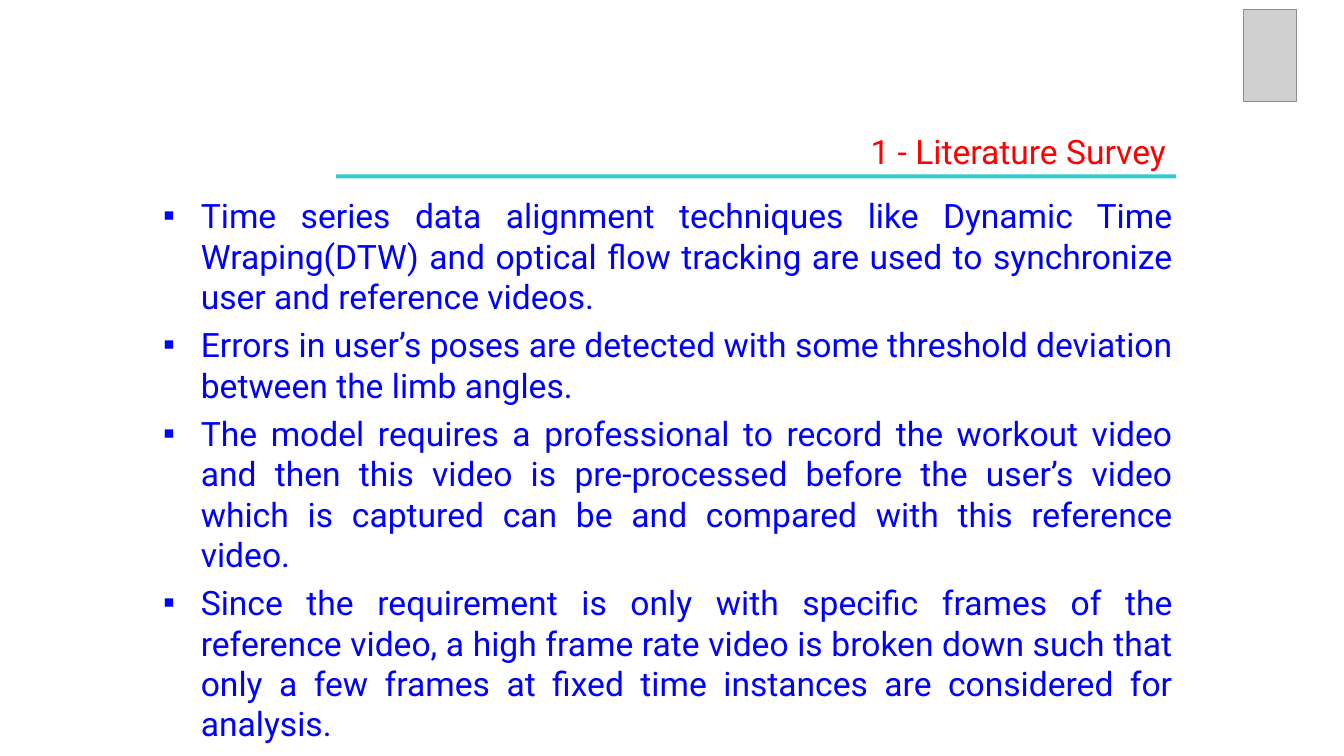
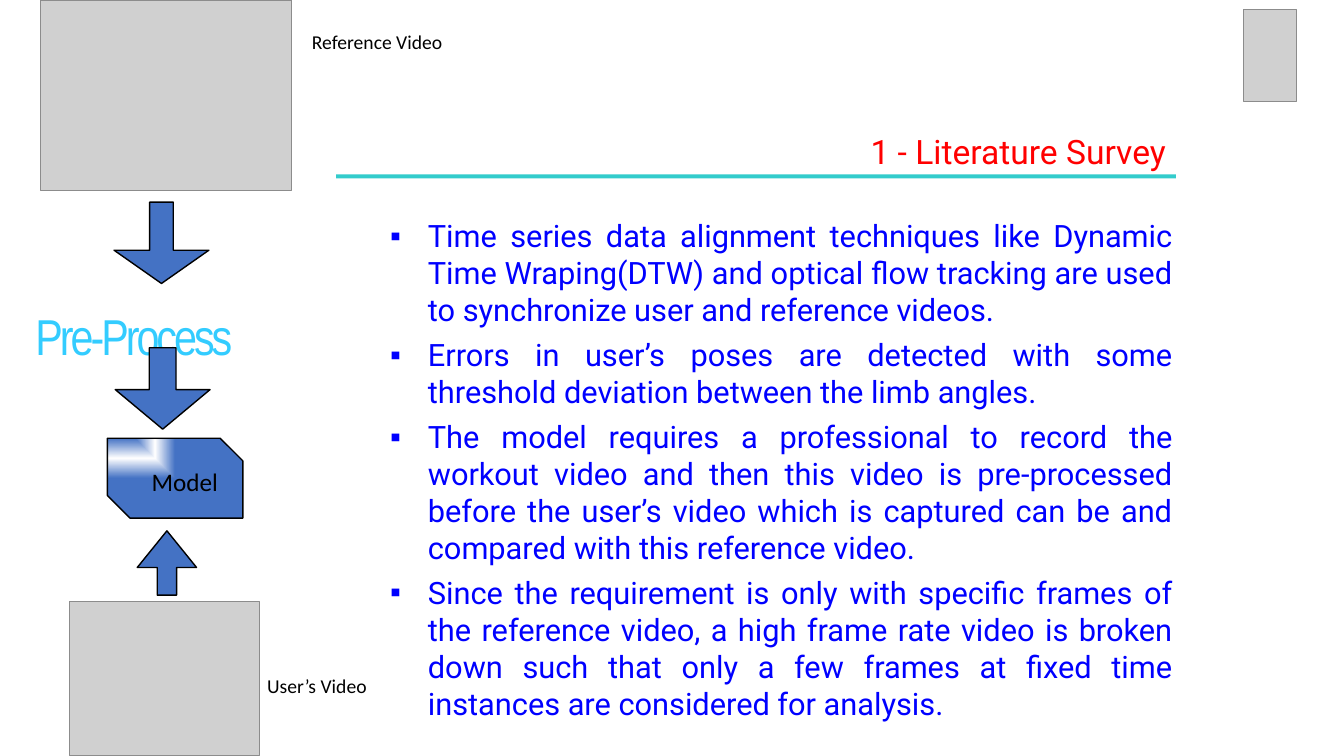
Before and after one commit to VishnuJG/CV-Workout, a slide deck: slide 8 of LiteratureSurvey/UE19CS390A_REVIEW 2.pptx (slide 9 before the commit). Drawn at 1344x756 pixels with LibreOffice and Linux fonts; fonts in the diff are those of the drawing; grey boxes stand for pictures. Boxes give left, top, right and bottom in pixels: in the first picture for what was removed or moved away, otherwise in the second. Text is boxed around its words. In the diff, an @@ line names an element or a change of style, - is before the commit and + after.

```diff
--- a/LiteratureSurvey/UE19CS390A_REVIEW 2.pptx
+++ b/LiteratureSurvey/UE19CS390A_REVIEW 2.pptx
@@ picture added at (40, 0, 291, 191) @@
@@ text added at (312, 35, 442, 49), 14 pt, text #000000 @@
+Reference Video
@@ down arrow added at (114, 203, 209, 284), fill #4472C4, outline #000000 1 pt @@
@@ text "Time series data alignment techniques ...": place and size @@
-text "Time series data alignment techniques ..." at (201, 202, 1172, 743)
+text "Time series data alignment techniques ..." at (428, 224, 1173, 722)
@@ text "Time series data alignment techniques ..." at (428, 224, 1173, 722): size 24 to 22 pt @@
@@ text added at (35, 320, 232, 365), 36 pt, text #33CCFF @@
+Pre-Process
@@ down arrow added at (115, 348, 210, 430), fill #4472C4, outline #000000 1 pt @@
@@ snip diag rect added at (108, 439, 243, 518), fill gradient #4472C4 to #FFFFFF, outline #000000 1 pt @@
@@ text added at (152, 471, 218, 491), 18 pt, text #000000 @@
+Model
@@ up arrow added at (137, 531, 197, 596), fill #4472C4, outline #000000 1 pt @@
@@ picture added at (70, 602, 259, 756) @@
@@ text added at (267, 679, 367, 693), 14 pt, text #000000 @@
+User’s Video
```
Also in this commit, not shown: 17 other slides changed, 7 slides added, 3 slides removed, 1 other file.
